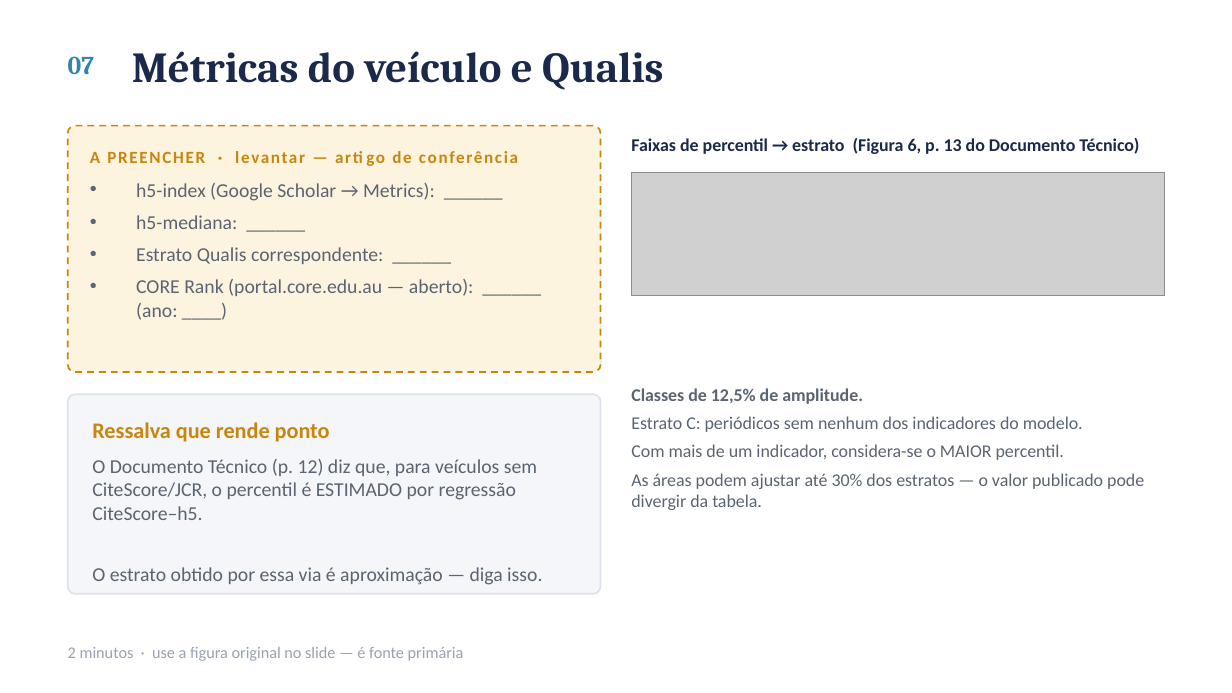
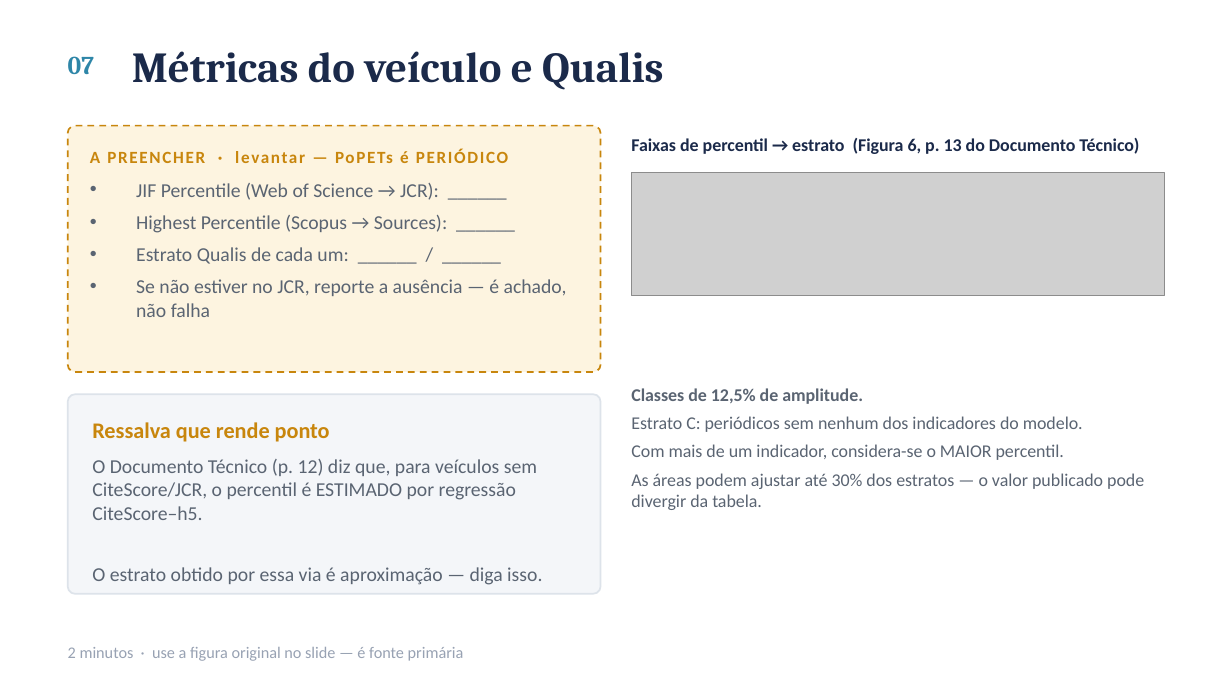
Before and after one commit to ClaudioAMF1/TCC, a slide deck: slide 8 of seminario/seminario-analise-de-artigo.pptx. Drawn at 1232x693 pixels with LibreOffice and Linux fonts; fonts in the diff are those of the drawing; grey boxes stand for pictures. Boxes give left, top, right and bottom in pixels: in the first picture for what was removed or moved away, otherwise in the second. Text is boxed around its words. In the diff, an @@ line names an element or a change of style, - is before the commit and + after.

```diff
--- a/seminario/seminario-analise-de-artigo.pptx
+++ b/seminario/seminario-analise-de-artigo.pptx
@@ text at (x1=90, y1=149, x2=508, y2=163): text changed @@
-A PREENCHER · levantar — artigo de conferência
+A PREENCHER · levantar — PoPETs é PERIÓDICO
@@ text at (x1=136, y1=183, x2=567, y2=317): text changed @@
-• h5-index (Google Scholar → Metrics): ______
-• h5-mediana: ______
-• Estrato Qualis correspondente: ______
-• CORE Rank (portal.core.edu.au — aberto): ______ (ano: ____)
+• JIF Percentile (Web of Science → JCR): ______
+• Highest Percentile (Scopus → Sources): ______
+• Estrato Qualis de cada um: ______ / ______
+• Se não estiver no JCR, reporte a ausência — é achado, não falha
```
Also in this commit, not shown: 1 other slide changed, 2 other files.
